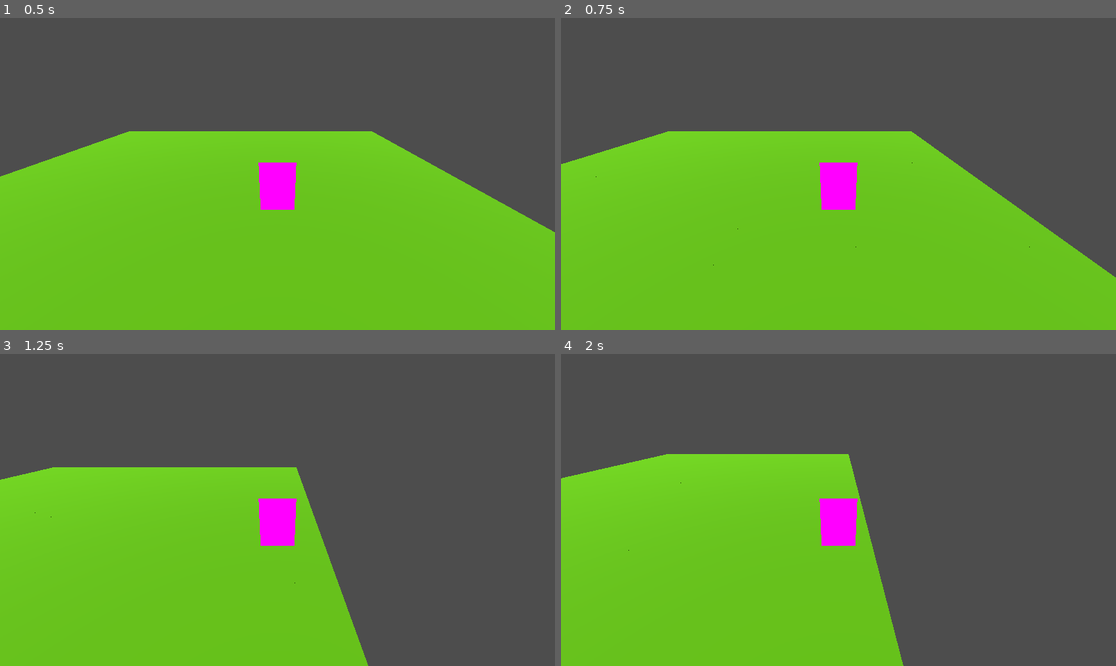
Above: before the commit, frames 1-4 (two rows, left to right).
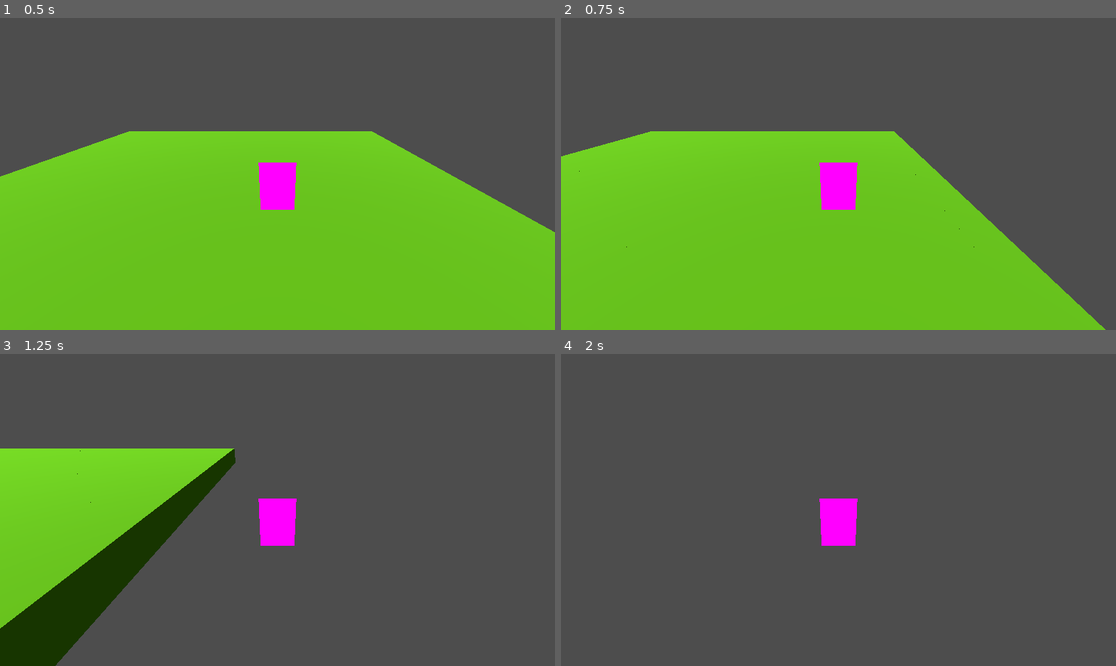
Above: after the commit, the same moments.

Repository: Lele1409/projectcl
Game: Godot game, scene res://Scenes/World.tscn
Two runs of this game, one before a commit and one after it. Both use one fixed random seed, a clock stepped at 60 frames per second and the inputs below.
Inputs:
- Up to frame 1 (0.5 s): no input
- Up to frame 2 (0.75 s): tap Enter at 0.5 s; hold D (move_right) from 0.53 s (still down); hold Shift (run_hold, bound only after the commit) from 0.53 s (still down)
- Up to frame 3 (1.25 s): keep holding D (move_right); keep holding Shift (run_hold, bound only after the commit)
- Up to frame 4 (2 s): release D (move_right) at 1.28 s; release Shift (run_hold, bound only after the commit) at 1.28 s; hold S (move_back) from 1.28 s (still down); tap Shift (run_hold, bound only after the commit) at 1.35 s

Frame 1 is identical in both runs. In frame 2, 5.0% of the frame differs, in the area x 0-100%, y 36-100%; in frame 3, 30%; in frame 4, 37%, in the area x 0-62%, y 32-100%.

Commit message:
[Entities] Player: added ability to sprint

Diff:
--- a/src/Entities/Player/player.gd
+++ b/src/Entities/Player/player.gd
@@ -1,7 +1,9 @@
 extends CharacterBody3D
 
 ## Movement speed of player
-@export var speed = 8
+@export var speed: float = 8  # Note: save as float since it's used to compute a float value
+## Value by which the speed is multiplied when the player is running
+@export var run_speed_mult: float = 1.8
 ## Fall acceleration, applied every physics frame (multiplied by ~1/60)
 @export var fall_acceleration = 75
 
@@ -23,10 +25,13 @@
 		Input.get_action_strength("move_back") - Input.get_action_strength("move_forward")
 	).normalized()
 
-	var movement_adjust = speed * (delta * 60)  # delta should be around 1/60, so delta*60 should be 1
 
-	target_velocity.x = movement_direction.x * movement_adjust
-	target_velocity.z = movement_direction.y * movement_adjust
+	var run_speed = run_speed_mult if Input.is_action_pressed("run_hold") else 1
+	# delta is 1/60 or above, so delta*60 is 1 or above (which is what we want)
+	var movement_speed = speed * run_speed * (delta * 60)
+
+	target_velocity.x = movement_direction.x * movement_speed
+	target_velocity.z = movement_direction.y * movement_speed
 
 	# apply gravity if not grounded
 	if not is_on_floor():
--- a/src/project.godot
+++ b/src/project.godot
@@ -37,3 +37,8 @@
 "events": [Object(InputEventKey,"resource_local_to_scene":false,"resource_name":"","device":-1,"window_id":0,"alt_pressed":false,"shift_pressed":false,"ctrl_pressed":false,"meta_pressed":false,"pressed":false,"keycode":0,"physical_keycode":83,"key_label":0,"unicode":115,"echo":false,"script":null)
 ]
 }
+run_hold={
+"deadzone": 0.5,
+"events": [Object(InputEventKey,"resource_local_to_scene":false,"resource_name":"","device":-1,"window_id":0,"alt_pressed":false,"shift_pressed":false,"ctrl_pressed":false,"meta_pressed":false,"pressed":false,"keycode":0,"physical_keycode":4194325,"key_label":0,"unicode":0,"echo":false,"script":null)
+]
+}
